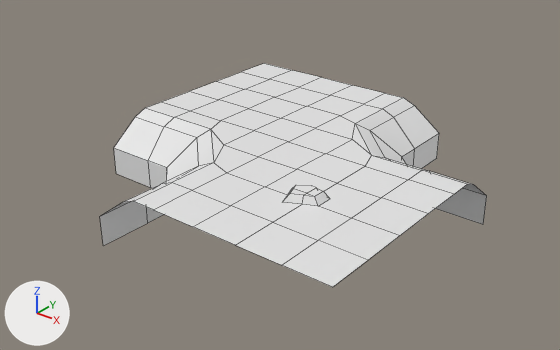
What one commit did to the FBX model Package Resources/Meshes/Corner Meshes/BlockGrassCornerMesh/Grass_Water/GW_1212_0000.fbx.
Rendered twice from a camera (50 mm lens) standing at (1.203, -1.541, 0.866) and looking at (-0.012, -0.022, -0.076). The lights are fixed; the arrows at lower left show +X, +Y and +Z. Mesh edges are drawn as thin lines. Where no turn or scale is listed for an object, it has been applied to the vertices.
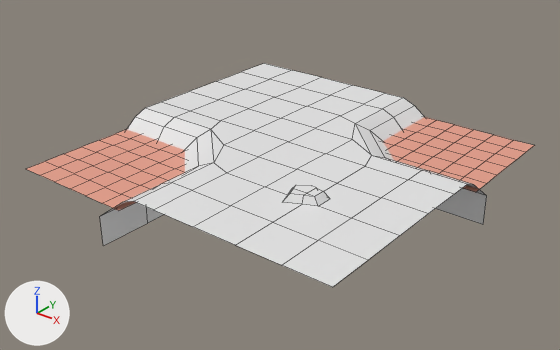
Location of each change, [x1, y1, x2, y2] in pixels of the pictures (560 x 350 px):
'Plane.040', reshaped (31% wider)
    before: [100, 63, 487, 287]
    after: [27, 63, 535, 287]
part 1 of me_plane_043, added (beige)
    after: [383, 117, 535, 192]
part 2 of me_plane_043, added (beige)
    after: [27, 129, 185, 211]

The edits, one by one:
Material 'Material' (mat_material) is new.
Its base color is (0.8, 0.346, 0.255) (beige #e79f8a).
me_plane_043 is used by ob_plane_040; location (0.0, 0.0, 0.0).
me_plane_043 had 115 vertices, 90 faces and spanned x -0.5..0.5, y -0.5..0.5, z -0.151..0.04.
me_plane_043 now has 213 vertices, 162 faces and spans x -0.5..0.5, y -0.5..0.5, z -0.151..0.04.
me_plane_043 part 1: a new loose piece of 49 vertices spanning x 0.125..0.5, y 0.125..0.5, z -0.025, in mat_material (beige #e79f8a).
me_plane_043 part 2: a new loose piece of 49 vertices spanning x -0.5..-0.125, y -0.5..-0.125, z -0.025, in mat_material (beige #e79f8a).
me_plane_043 now uses material mat_material (beige #e79f8a).
